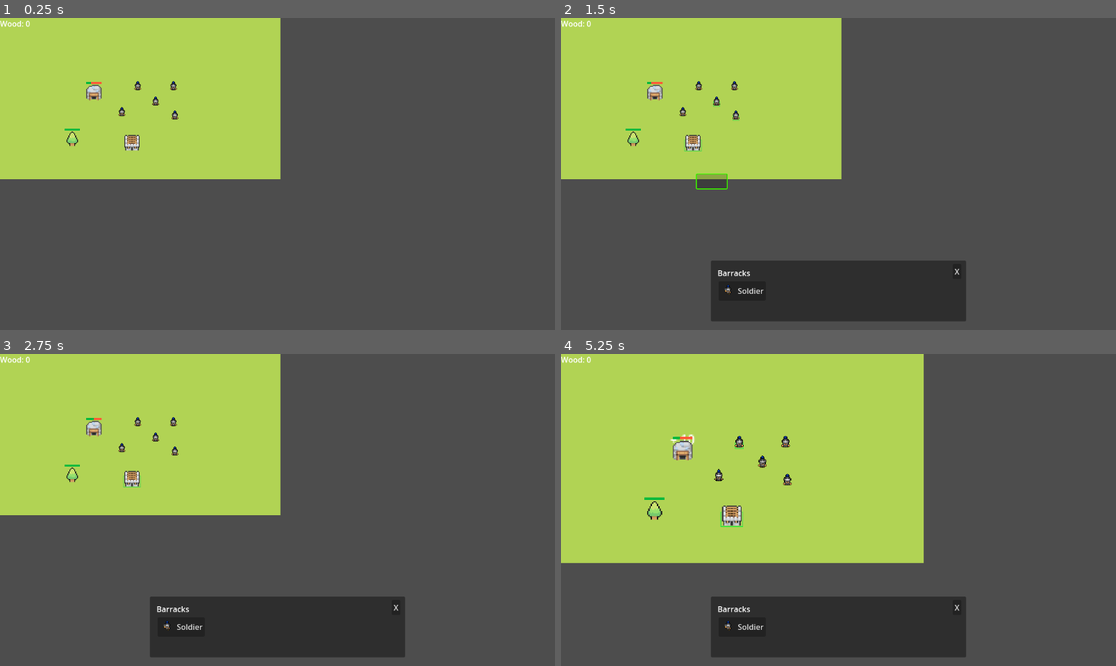
Above: before the commit, frames 1-4 (two rows, left to right).
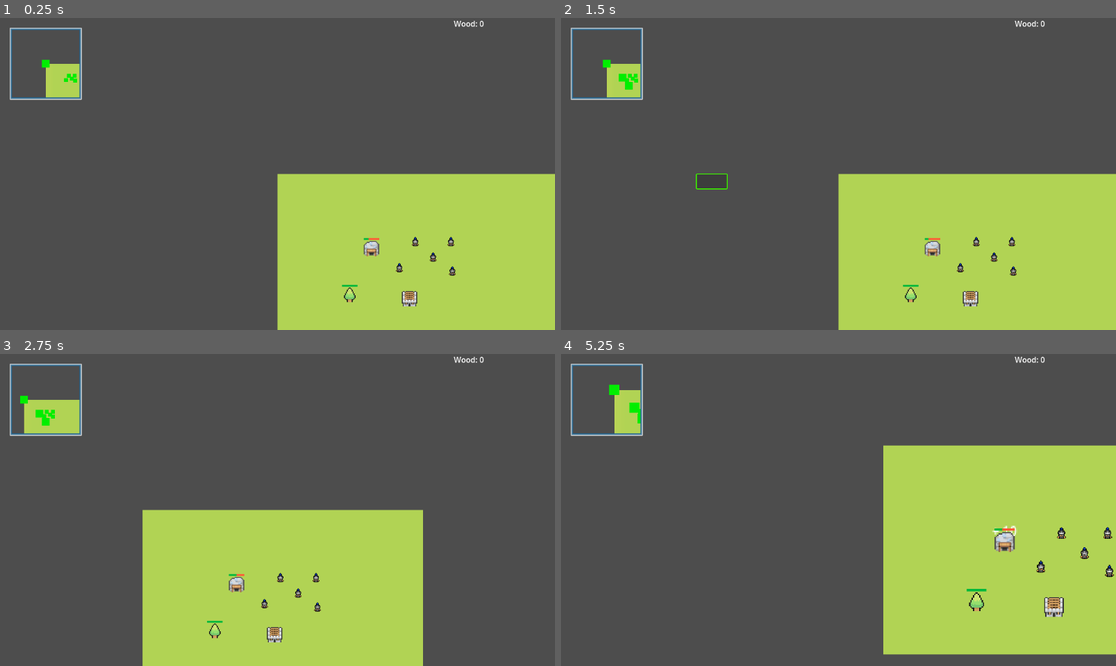
Above: after the commit, the same moments.

Repository: TicTacJoel/RTS-2D
Game: Godot game, scene res://scenes/main/world.tscn
Two runs of this game, one before a commit and one after it. Both use one fixed random seed, a clock stepped at 60 frames per second and the inputs below.
Inputs (mouse positions are in pixels of both pictures, inside the frame that each line leads up to):
- Up to frame 1 (0.25 s): no input
- Up to frame 2 (1.5 s): tap Enter at 0.5 s; drag from (694, 145) to (894, 105) at 0.52 s; drag from (727, 189) to (633, 142) at 1.27 s
- Up to frame 3 (2.75 s): move the mouse to (333, 441) at 2.02 s; hold Right (ui_right) from 2.03 s (still down); hold Right mouse button (RightClick) from 2.03 s (still down)
- Up to frame 4 (5.25 s): release Right (ui_right) at 2.75 s; release Right mouse button (RightClick) at 2.75 s; drag from (810, 572) to (672, 463) at 2.77 s; move the mouse to (1005, 556) at 3.52 s; hold Left (ui_left) 3.53-4.25 s; hold Right mouse button (RightClick) 3.53-4.25 s; tap Mouse wheel up (WheelUp) at 3.6 s; drag from (672, 463) to (755, 432) at 4.27 s; move the mouse to (866, 510) at 5.02 s; press the mouse at (866, 510) at 5.03 s; hold Down (ui_down) from 5.03 s (still down)

The runs differ from the first frame. In frame 1, 51% of the frame differs, in the area x 0-100%, y 0-100%; in frame 2, 55%; in frame 3, 50%; in frame 4, 72%, in the area x 0-100%, y 0-98%.

Commit message:
add minimap

Diff:
--- a/entities/player/unit.gd
+++ b/entities/player/unit.gd
@@ -9,25 +9,17 @@
 var follow_cursor: bool = false
 var speed: int = 50
 
+signal update_location(pos)
+signal died
+
 #------------------------------------------------------------------------------|
 func _ready() -> void:
 	set_selected(selected)
 
 #------------------------------------------------------------------------------|
-func set_selected(isSelected: bool):
-	selected = isSelected
-	selected_box.visible = isSelected
+func _physics_process(_delta: float) -> void:
+	update_location.emit(global_position)
 
-#------------------------------------------------------------------------------|
-func _input(event: InputEvent) -> void:
-	if event.is_action_pressed("RightClick"):
-		follow_cursor = true
-
-	if event.is_action_released("RightClick"):
-		follow_cursor = false
-
-#------------------------------------------------------------------------------|
-func _physics_process(_delta: float) -> void:
 	if follow_cursor:
 		if selected:
 			target = get_global_mouse_position()
@@ -43,3 +35,21 @@
 		move_and_slide()
 	else:
 		animation_player.stop()
+
+#------------------------------------------------------------------------------|
+func _input(event: InputEvent) -> void:
+	if event.is_action_pressed("RightClick"):
+		follow_cursor = true
+
+	if event.is_action_released("RightClick"):
+		follow_cursor = false
+
+#------------------------------------------------------------------------------|
+func set_selected(isSelected: bool):
+	selected = isSelected
+	selected_box.visible = isSelected
+
+#------------------------------------------------------------------------------|
+func _on_died():
+	died.emit()
+	queue_free()
--- a/globals/Global.gd
+++ b/globals/Global.gd
@@ -5,6 +5,8 @@
 var Wood: int = 0
 var Gold: int = 0
 
+var minimap_zoom_factor = 3
+
 #func spawnUnit():
 	#var spawnUnit = spawn.instantiate()
 	#add_child(spawnUnit)
--- a/project.godot
+++ b/project.godot
@@ -22,6 +22,7 @@
 [global_group]
 
 unit=""
+building=""
 
 [input]
 
--- a/scenes/buildings/barracks.gd
+++ b/scenes/buildings/barracks.gd
@@ -9,7 +9,13 @@
 var mouseEntered = false
 var selected = false
 
-#signal spawnUnit
+signal update_location
+signal destroyed
+
+func _ready() -> void:
+
+	await get_tree().create_timer(1.0).timeout
+	update_location.emit(global_position)
 
 #------------------------------------------------------------------------------|
 func _process(delta: float) -> void:
--- a/scenes/buildings/barracks.tscn
+++ b/scenes/buildings/barracks.tscn
@@ -17,7 +17,7 @@
 [sub_resource type="RectangleShape2D" id="RectangleShape2D_fg47x"]
 size = Vector2(28, 21)
 
-[node name="Barracks" type="StaticBody2D" node_paths=PackedStringArray("spawn_point")]
+[node name="Barracks" type="StaticBody2D" node_paths=PackedStringArray("spawn_point") groups=["building"]]
 y_sort_enabled = true
 input_pickable = true
 script = ExtResource("1_vjkyq")
--- a/scenes/buildings/gold_mine.gd
+++ b/scenes/buildings/gold_mine.gd
@@ -9,9 +9,15 @@
 var current_time
 var gold_increase: int = 10
 
+signal update_location
+signal destroyed
+
 #------------------------------------------------------------------------------|
 func _ready() -> void:
 	reset()
+
+	await get_tree().create_timer(1.0).timeout
+	update_location.emit(global_position)
 
 #------------------------------------------------------------------------------|
 func _process(delta: float) -> void:
--- a/scenes/buildings/gold_mine.tscn
+++ b/scenes/buildings/gold_mine.tscn
@@ -12,7 +12,7 @@
 [sub_resource type="StyleBoxFlat" id="StyleBoxFlat_dxcyf"]
 bg_color = Color(0, 0.724298, 0.236324, 1)
 
-[node name="GoldMine" type="StaticBody2D"]
+[node name="GoldMine" type="StaticBody2D" groups=["building"]]
 y_sort_enabled = true
 scale = Vector2(2, 2)
 script = ExtResource("1_3xlpc")
--- a/scenes/helper/pop_label.gd
+++ b/scenes/helper/pop_label.gd
@@ -15,7 +15,7 @@
 	# Animate Position of Label
 	tween.tween_property(self, "position", position + movement, duration)
 
-	# Animate Position of Label
+	# Animate Color of Label
 	tween.tween_property(self, "modulate:a", 0.0, duration)
 
 	#if crit:
--- a/scenes/main/world.gd
+++ b/scenes/main/world.gd
@@ -1,4 +1,6 @@
 extends Node2D
+
+@onready var ui: CanvasLayer = $UI
 
 var units = []
 
--- a/scenes/main/world.tscn
+++ b/scenes/main/world.tscn
@@ -24,8 +24,6 @@
 stretch_mode = 1
 
 [node name="Camera" type="Camera2D" parent="."]
-limit_left = 0
-limit_top = 0
 script = ExtResource("1_nuo4p")
 
 [node name="Units" type="Node2D" parent="."]
--- /dev/null
+++ b/ui/minimap.gd
@@ -0,0 +1,38 @@
+extends Control
+
+@onready var camera: Camera2D = $SubViewportContainer/SubViewport/Camera
+@onready var buildings: Node2D = $SubViewportContainer/SubViewport/Buildings
+@onready var units: Node2D = $SubViewportContainer/SubViewport/Units
+@onready var marker_scene = preload("res://ui/minimap_marker.tscn")
+
+var zoom_factor = Global.minimap_zoom_factor
+
+#------------------------------------------------------------------------------|
+func _physics_process(delta: float) -> void:
+	# TODO: find a better solution
+	var camera_path = get_tree().get_root().get_node("World/Camera")
+	camera.position = camera_path.position / zoom_factor
+	camera.zoom = camera_path.zoom
+
+	# TODO: is this efficient?
+	set_markers()
+
+#------------------------------------------------------------------------------|
+func set_markers():
+	for unit in get_tree().get_nodes_in_group("unit"):
+		var marker = marker_scene.instantiate()
+		marker.modulate = Color.GREEN
+		units.add_child(marker)
+
+		unit.update_location.connect(marker.update_position)
+		unit.died.connect(marker.delete_marker)
+
+	for building in get_tree().get_nodes_in_group("building"):
+		var marker = marker_scene.instantiate()
+		marker.modulate = Color.GREEN
+		marker.scale.x = 2
+		marker.scale.y = 2
+		buildings.add_child(marker)
+
+		building.update_location.connect(marker.update_position)
+		building.destroyed.connect(marker.delete_marker)
--- /dev/null
+++ b/ui/minimap.tscn
@@ -0,0 +1,66 @@
+[gd_scene load_steps=6 format=3 uid="uid://kkqdyb8c7vg7"]
+
+[ext_resource type="Script" path="res://ui/minimap_subviewport.gd" id="1_8085l"]
+[ext_resource type="Script" path="res://ui/minimap.gd" id="1_ah4y4"]
+[ext_resource type="Texture2D" uid="uid://bse3ca77h5goc" path="res://assets/environment/Grass.png" id="1_eyrxl"]
+
+[sub_resource type="StyleBoxFlat" id="StyleBoxFlat_hba63"]
+bg_color = Color(0, 0.327926, 0.54064, 1)
+border_width_left = 5
+border_width_top = 5
+border_width_right = 5
+border_width_bottom = 5
+border_blend = true
+corner_radius_top_left = 1
+corner_radius_top_right = 1
+corner_radius_bottom_right = 1
+corner_radius_bottom_left = 1
+
+[sub_resource type="AtlasTexture" id="AtlasTexture_5c8r3"]
+atlas = ExtResource("1_eyrxl")
+region = Rect2(32, 0, 16, 16)
+
+[node name="Minimap" type="Control"]
+layout_mode = 3
+anchors_preset = 15
+anchor_right = 1.0
+anchor_bottom = 1.0
+grow_horizontal = 2
+grow_vertical = 2
+script = ExtResource("1_ah4y4")
+
+[node name="BG" type="Panel" parent="."]
+layout_mode = 0
+offset_left = 20.0
+offset_top = 20.0
+offset_right = 170.0
+offset_bottom = 170.0
+theme_override_styles/panel = SubResource("StyleBoxFlat_hba63")
+
+[node name="SubViewportContainer" type="SubViewportContainer" parent="."]
+layout_mode = 0
+offset_left = 25.0
+offset_top = 25.0
+offset_right = 305.0
+offset_bottom = 305.0
+scale = Vector2(0.5, 0.5)
+
+[node name="SubViewport" type="SubViewport" parent="SubViewportContainer"]
+handle_input_locally = false
+size = Vector2i(280, 280)
+render_target_update_mode = 4
+script = ExtResource("1_8085l")
+
+[node name="TextureRect" type="TextureRect" parent="SubViewportContainer/SubViewport"]
+offset_right = 582.0
+offset_bottom = 335.0
+scale = Vector2(2, 2)
+texture = SubResource("AtlasTexture_5c8r3")
+stretch_mode = 1
+
+[node name="Camera" type="Camera2D" parent="SubViewportContainer/SubViewport"]
+
+[node name="Units" type="Node2D" parent="SubViewportContainer/SubViewport"]
+y_sort_enabled = true
+
+[node name="Buildings" type="Node2D" parent="SubViewportContainer/SubViewport"]
--- /dev/null
+++ b/ui/minimap_marker.gd
@@ -0,0 +1,9 @@
+extends Sprite2D
+
+#------------------------------------------------------------------------------|
+func update_position(pos):
+	global_position = pos / Global.minimap_zoom_factor
+
+#------------------------------------------------------------------------------|
+func delete_marker():
+	call_deferred("queue_free")
--- /dev/null
+++ b/ui/minimap_marker.tscn
@@ -0,0 +1,9 @@
+[gd_scene load_steps=3 format=3 uid="uid://bpdhyu8jtb2v"]
+
+[ext_resource type="Texture2D" uid="uid://b2ceyjlad6cso" path="res://assets/objects/Square16x16.png" id="1_10cko"]
+[ext_resource type="Script" path="res://ui/minimap_marker.gd" id="2_vmy2i"]
+
+[node name="MinimapMarker" type="Sprite2D"]
+modulate = Color(0.714936, 0, 0.173755, 1)
+texture = ExtResource("1_10cko")
+script = ExtResource("2_vmy2i")
--- /dev/null
+++ b/ui/minimap_subviewport.gd
@@ -0,0 +1 @@
+extends SubViewport
--- a/ui/ui.tscn
+++ b/ui/ui.tscn
@@ -1,6 +1,7 @@
-[gd_scene load_steps=3 format=3 uid="uid://bu0p4rcdn5fv3"]
+[gd_scene load_steps=4 format=3 uid="uid://bu0p4rcdn5fv3"]
 
 [ext_resource type="Script" path="res://ui/ui.gd" id="1_mkvnc"]
+[ext_resource type="PackedScene" uid="uid://kkqdyb8c7vg7" path="res://ui/minimap.tscn" id="2_dydyf"]
 
 [sub_resource type="StyleBoxFlat" id="StyleBoxFlat_8sg6c"]
 bg_color = Color(0, 0, 0, 0.207843)
@@ -21,5 +22,9 @@
 theme_override_styles/panel = SubResource("StyleBoxFlat_8sg6c")
 
 [node name="WoodLabel" type="Label" parent="."]
-offset_right = 40.0
+offset_left = 942.0
+offset_right = 987.0
 offset_bottom = 23.0
+text = "Wood: 999"
+
+[node name="Minimap" parent="." instance=ExtResource("2_dydyf")]
Binary file added: assets/objects/Square16x16.png
Not shown, added: assets/objects/Square16x16.png.import
